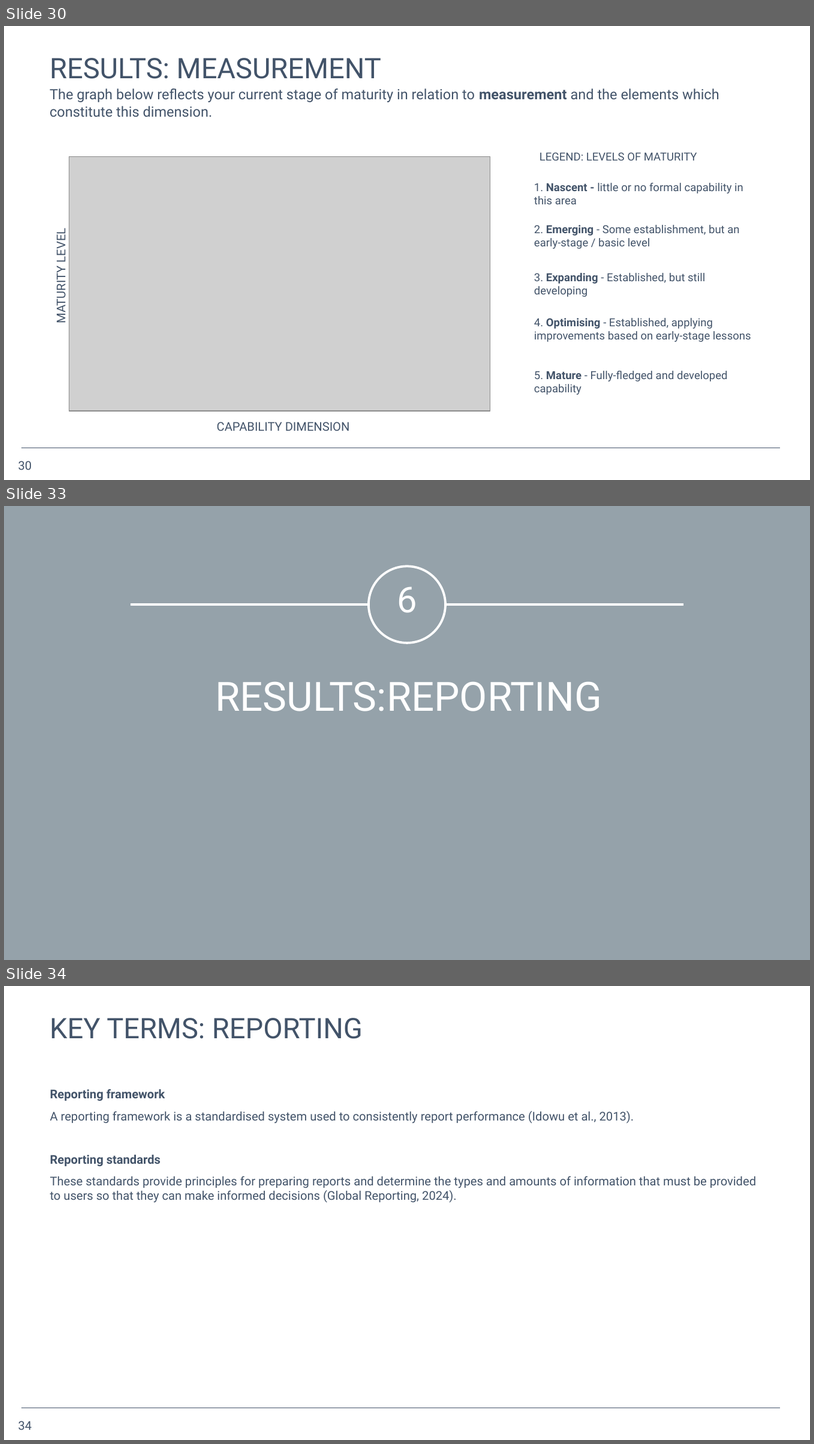
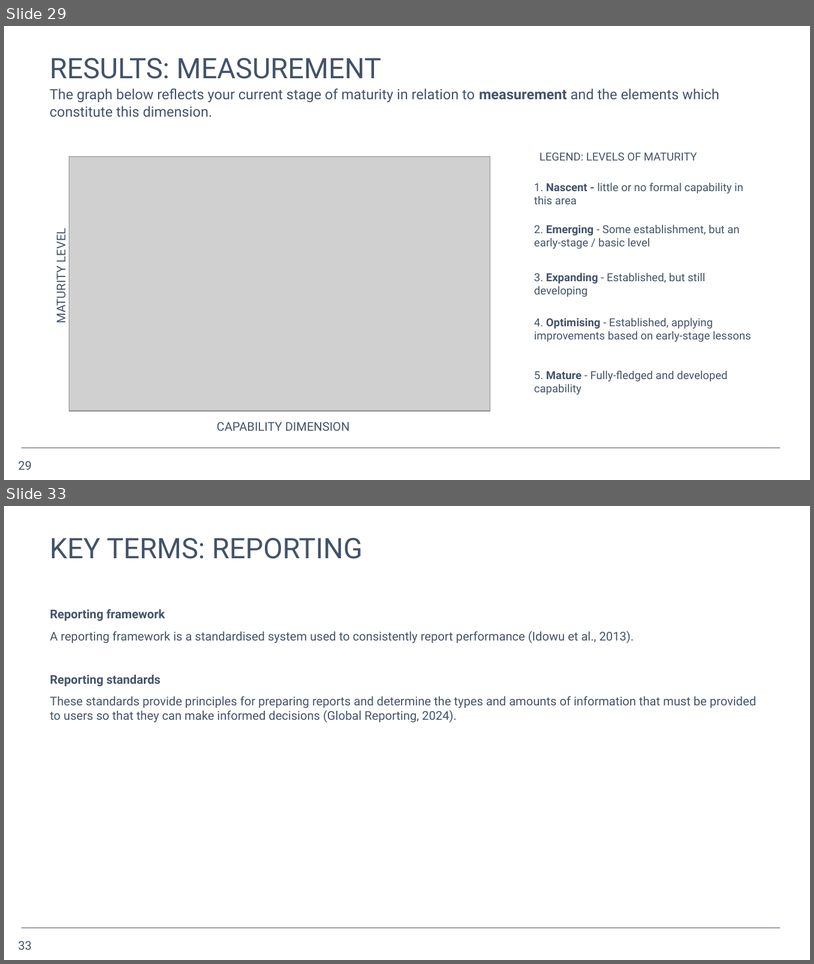
Before and after one commit to opus-meum/power-automate, a slide deck: Capability Assessment Report.pptx. Shown one above the other, each under a label of ours: slides 30, 33 and 34 before the commit, slides 29 and 33 after it; the slides between them are not shown. The pictures are 814x1444 and 814x964 pixels, drawn with LibreOffice and Linux fonts; fonts in the diff are those of the drawing; grey boxes stand for pictures; background and template pictures are left out. Boxes give left, top, right and bottom in pixels: in the first picture for what was removed or moved away, otherwise in the second. Text is boxed around its words. In the diff, an @@ line names an element or a change of style, - is before the commit and + after.

```diff
--- a/Capability Assessment Report.pptx
+++ b/Capability Assessment Report.pptx
@@ slide 33 removed at box(4, 506, 810, 960), background #95A2AA @@
@@ ellipse removed at box(369, 566, 446, 642) @@
@@ text removed at box(397, 586, 417, 613) @@
-6
@@ line removed from (131, 605) to (684, 605) @@
@@ title removed at box(215, 681, 602, 711) @@
-RESULTS:REPORTING
@@ what was slide 30 is now slide 29 @@
@@ page number at box(18, 460, 32, 469): text changed @@
-30
+29
@@ what was slide 34 is now slide 33 @@
@@ page number at box(18, 940, 32, 949): text changed @@
-34
+33
```
Also in this commit, not shown: 13 slides changed, 1 slide added, 1 other slide removed, 1 other file.
